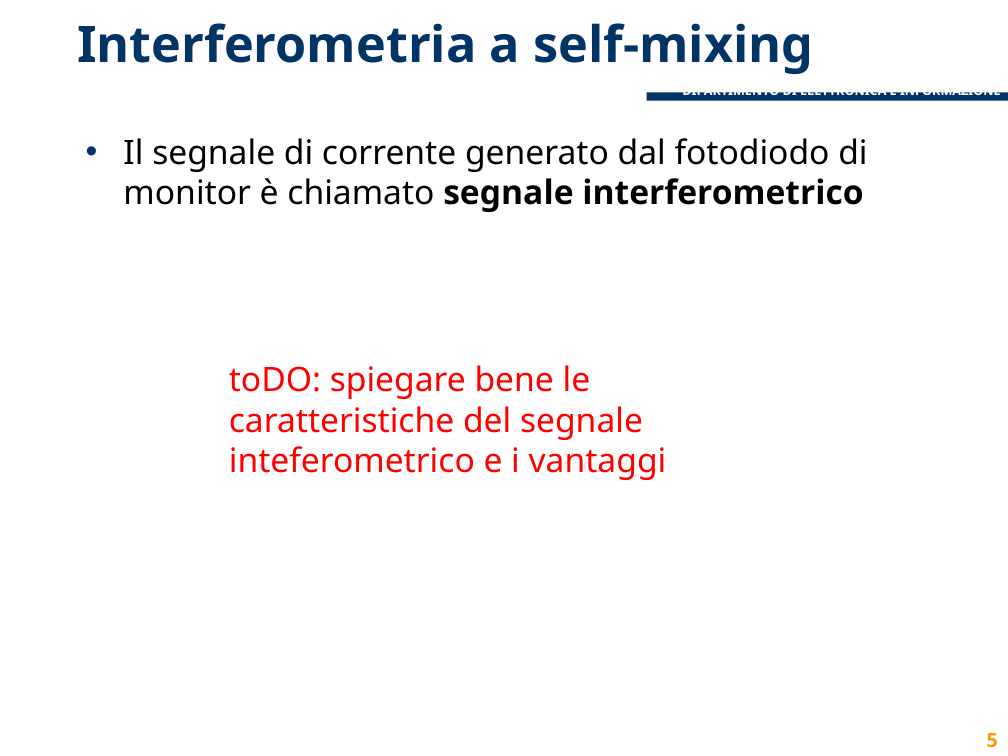
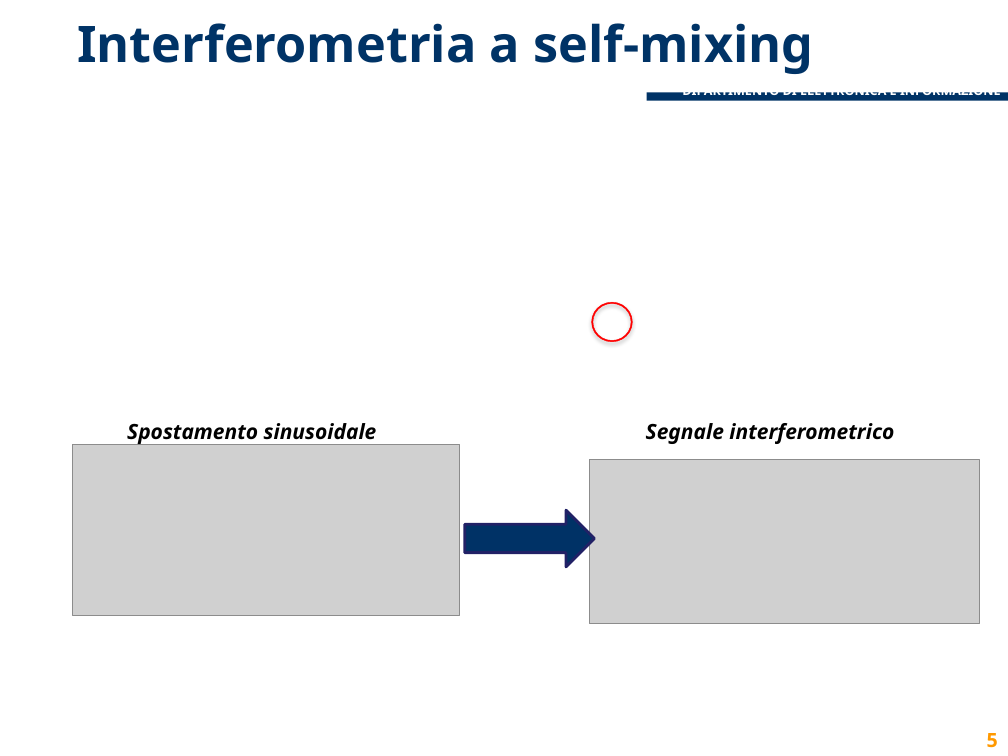
Before and after one commit to lcavagnispolimi/thesis_latex, a slide deck: slide 5 of presentazione_discussione.pptx. Drawn at 1008x756 pixels with LibreOffice and Linux fonts; fonts in the diff are those of the drawing; grey boxes stand for pictures; background and template pictures are left out. Boxes give left, top, right and bottom in pixels: in the first picture for what was removed or moved away, otherwise in the second. Text is boxed around its words. In the diff, an @@ line names an element or a change of style, - is before the commit and + after.

```diff
--- a/presentazione_discussione.pptx
+++ b/presentazione_discussione.pptx
@@ text removed at (123, 138, 867, 212) @@
-• Il segnale di corrente generato dal fotodiodo di monitor è chiamato segnale interferometrico
@@ donut added at (592, 302, 632, 342), fill #FF0000, outline #FF0000 0.25 pt @@
@@ text removed at (229, 365, 667, 480) @@
-toDO: spiegare bene le caratteristiche del segnale inteferometrico e i vantaggi
@@ picture added at (73, 445, 460, 616) @@
@@ text added at (127, 423, 377, 446), 15 pt, text #000000, bold, italic @@
+Spostamento sinusoidale
@@ text added at (646, 423, 894, 444), 15 pt, text #000000, bold, italic @@
+Segnale interferometrico
@@ picture added at (590, 460, 980, 624) @@
@@ right arrow added at (465, 510, 595, 566), fill #003266, outline #212166 2 pt @@
```
Also in this commit, not shown: 6 other slides changed, 1 slide added, 2 slides removed.
